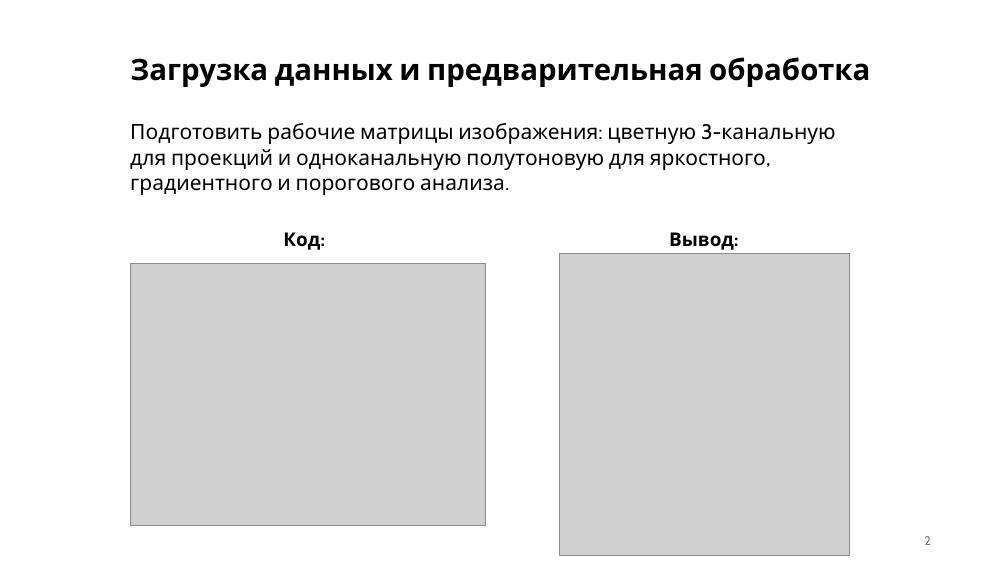
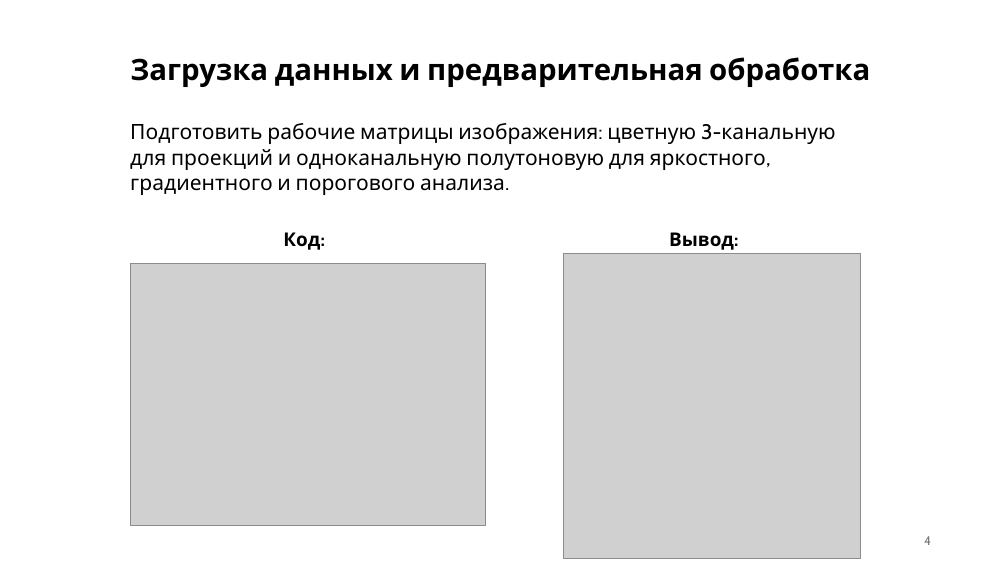
Before and after one commit to quistxnd/cv, a slide deck: slide 4 of lab2/lab2.pptx (slide 2 before the commit). Drawn at 1008x567 pixels with LibreOffice and Linux fonts; fonts in the diff are those of the drawing; grey boxes stand for pictures. Boxes give left, top, right and bottom in pixels: in the first picture for what was removed or moved away, otherwise in the second. Text is boxed around its words. In the diff, an @@ line names an element or a change of style, - is before the commit and + after.

```diff
--- a/lab2/lab2.pptx
+++ b/lab2/lab2.pptx
@@ picture: place and size @@
-picture at [560,253,849,556]
+picture at [563,254,861,559]
@@ page number at [924,536,931,545]: text changed @@
-2
+4
```
Also in this commit, not shown: 6 other slides changed, 1 slide added, 1 other file.
